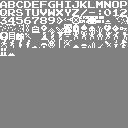
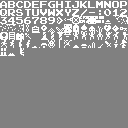
Layers edited between the first and the second (128, 128) image:
painted on "tileset.png" over [20, 48, 24, 56]
